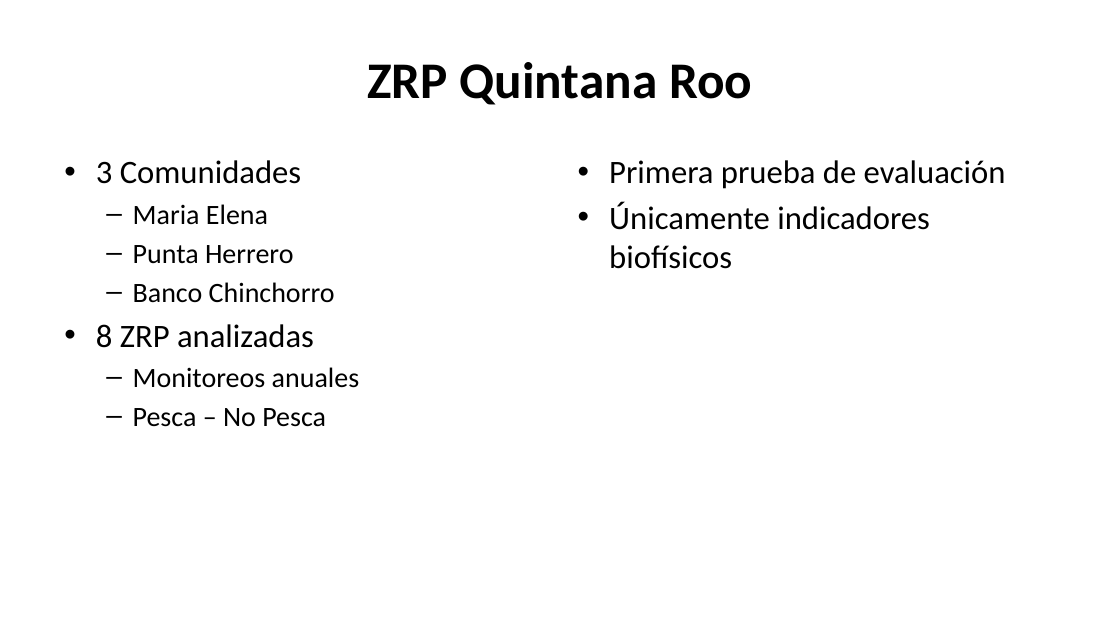
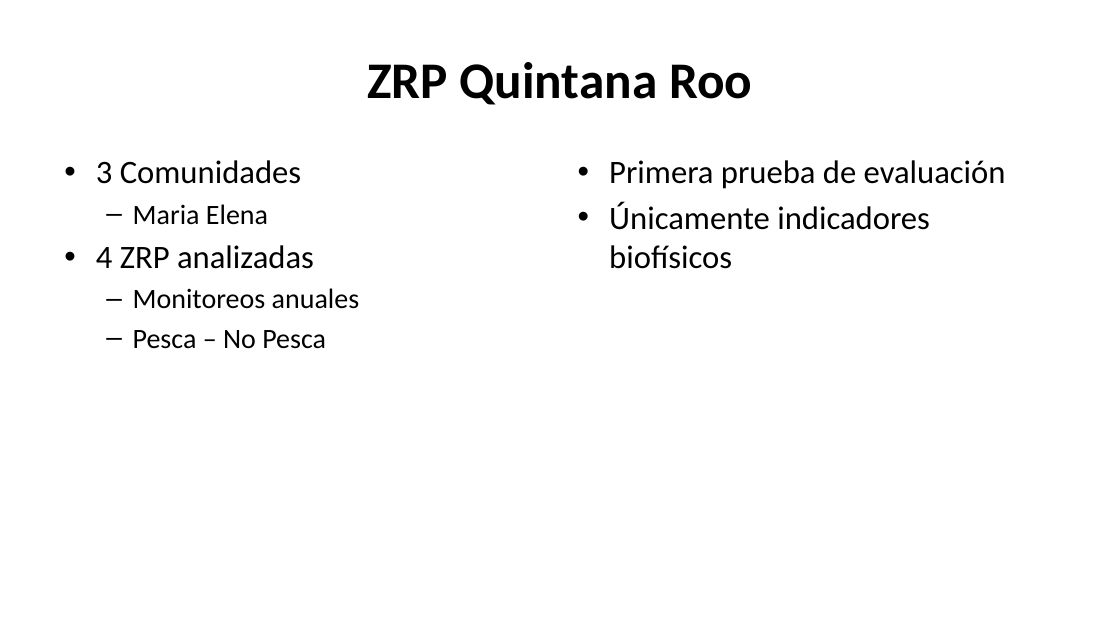
Before and after one commit to turfeffect/Docs, a slide deck: slide 10 of Presentations/Workshop in Mexico/Mexico Workshop.pptx (slide 16 before the commit). Drawn at 1120x630 pixels with LibreOffice and Linux fonts; fonts in the diff are those of the drawing. Boxes give left, top, right and bottom in pixels: in the first picture for what was removed or moved away, otherwise in the second. Text is boxed around its words. In the diff, an @@ line names an element or a change of style, - is before the commit and + after.

```diff
--- a/Presentations/Workshop in Mexico/Mexico Workshop.pptx
+++ b/Presentations/Workshop in Mexico/Mexico Workshop.pptx
@@ text at (96, 245, 314, 269): text changed; size 24 to 28 pt @@
-  – Punta Herrero
-  – Banco Chinchorro
-• 8 ZRP analizadas
+• 4 ZRP analizadas
```
Also in this commit, not shown: 4 other slides changed, 9 slides removed, 31 other files.
